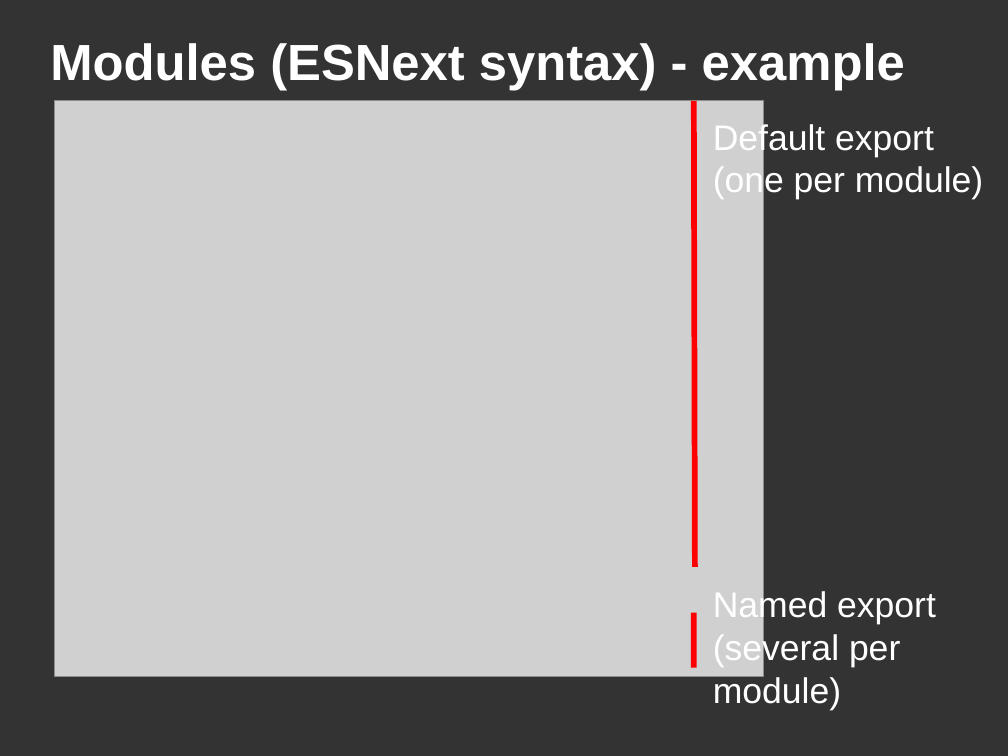
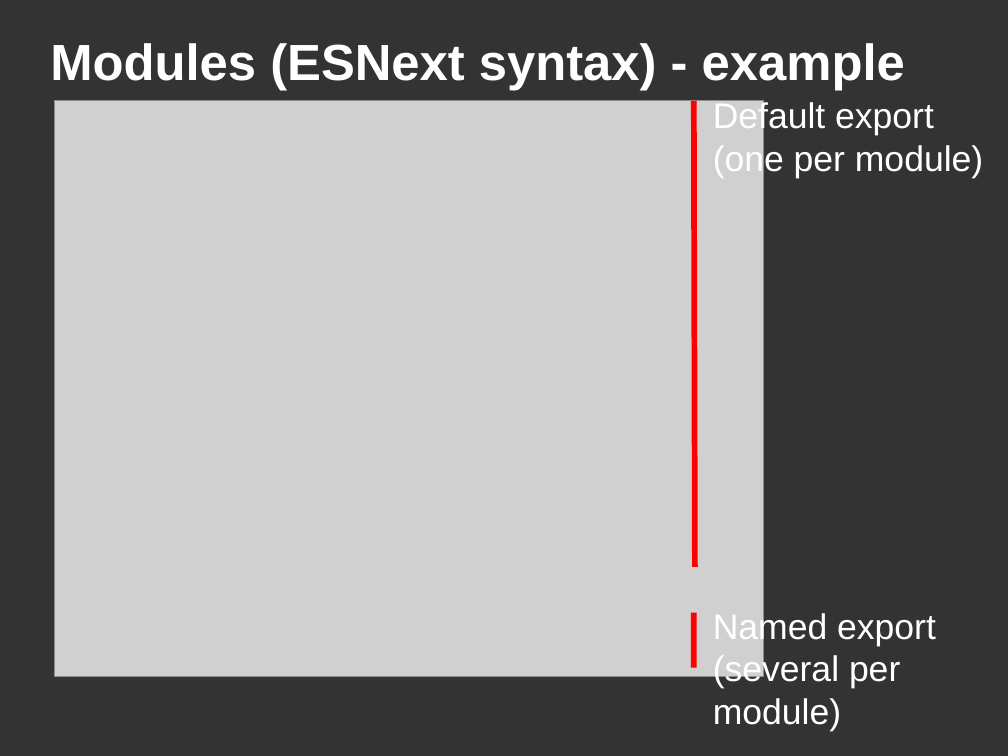
Before and after one commit to DanYellow/misc-tests, a slide deck: slide 3 of webpack-presentation-examples/webpack-part-one-nutshell.odp. Drawn at 1008x756 pixels with LibreOffice and Linux fonts; fonts in the diff are those of the drawing; grey boxes stand for pictures. Boxes give left, top, right and bottom in pixels: in the first picture for what was removed or moved away, otherwise in the second. Text is boxed around its words. In the diff, an @@ line names an element or a change of style, - is before the commit and + after.

```diff
--- a/webpack-presentation-examples/webpack-part-one-nutshell.odp
+++ b/webpack-presentation-examples/webpack-part-one-nutshell.odp
@@ text "Default export": place and size @@
-text "Default export" at bbox=[713, 122, 983, 200]
+text "Default export" at bbox=[713, 100, 983, 178]
@@ text "Named export": place and size @@
-text "Named export" at bbox=[713, 589, 936, 710]
+text "Named export" at bbox=[713, 611, 936, 731]
```
Also in this commit, not shown: 6 other slides changed, 1 slide added, 5 other files.
